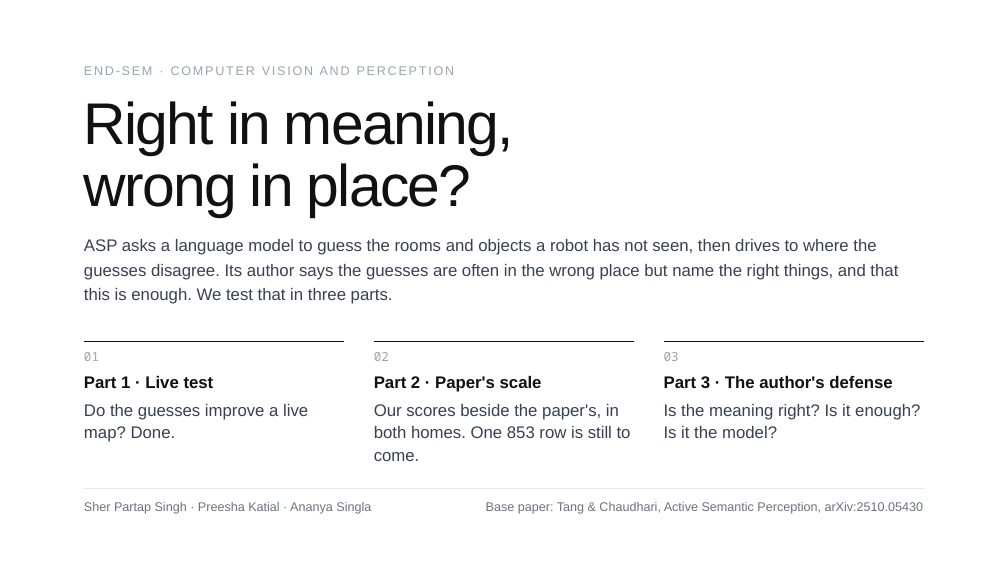
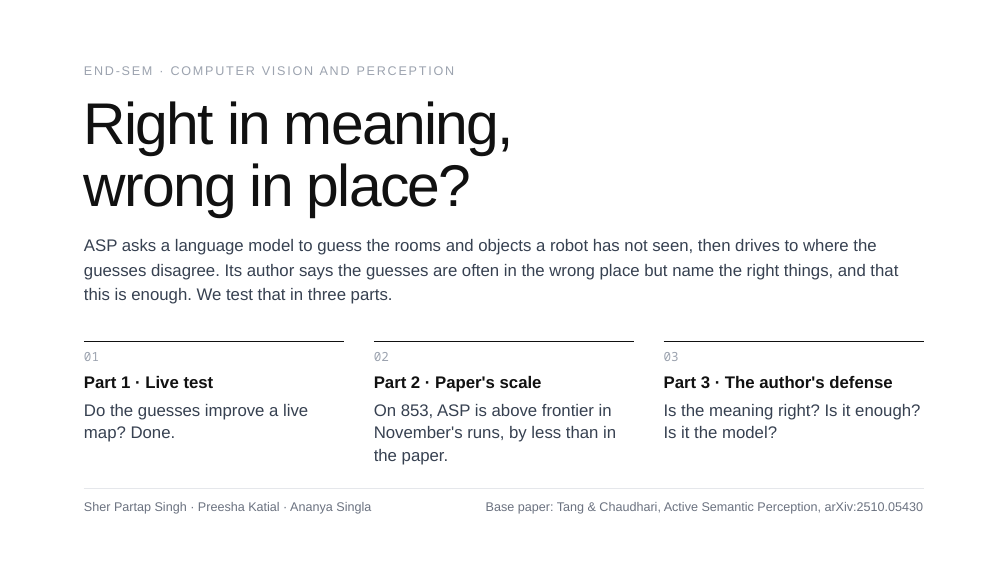
Before and after one commit to Sher110106/validity-aware-active-semantic-exploration, a slide deck: slide 1 of docs/endsem_2026-11/ASP_Endsem.pptx. Drawn at 1008x567 pixels with LibreOffice and Linux fonts; fonts in the diff are those of the drawing. Boxes give left, top, right and bottom in pixels: in the first picture for what was removed or moved away, otherwise in the second. Text is boxed around its words. In the diff, an @@ line names an element or a change of style, - is before the commit and + after.

```diff
--- a/docs/endsem_2026-11/ASP_Endsem.pptx
+++ b/docs/endsem_2026-11/ASP_Endsem.pptx
@@ text at [374, 404, 616, 465]: text changed @@
-Our scores beside the paper's, in both homes. One 853 row is still to come.
+On 853, ASP is above frontier in November's runs, by less than in the paper.
```
Also in this commit, not shown: 3 other slides changed, 6 other files.
